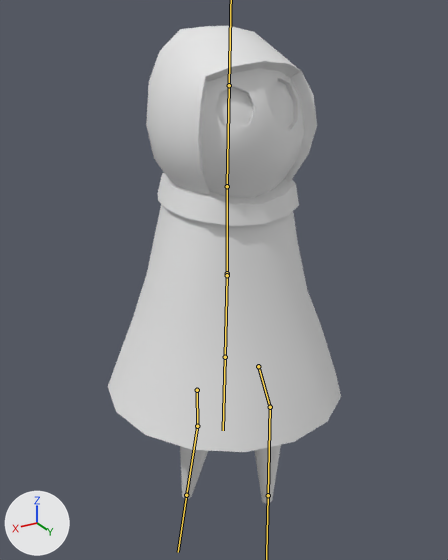
The FBX model ParadoxMechanicProject/Assets/Paradox_Mechanic/Art Assets/Models/Character.fbx, before and after one commit.
One viewpoint serves both versions: a 50 mm lens placed at (3.66, 6.02, 5.16), pointed at (-0.07, -0.18, 2.06). The lights are fixed; the arrows at lower left show +X, +Y and +Z. Both versions are drawn at frame 8 of the action 'Armature.001|Run'; the numbers are the values there. The bones that bend it are drawn over the model as lines.
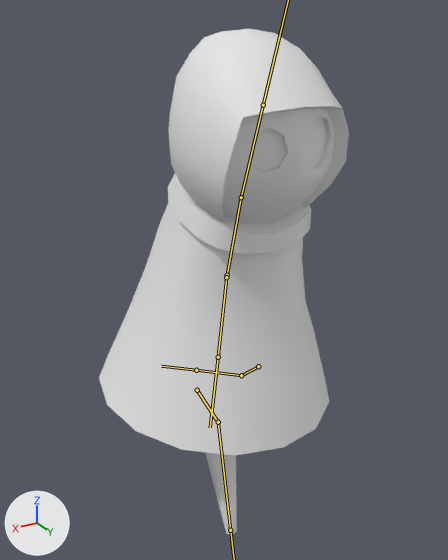
Location of each change, (x1, y1, x2, y2) in pixels of the pictures (448 x 560 px):
'Cube.003', posed (7% wider)
    before: (108, 26, 341, 503)
    after: (99, 29, 349, 534)
bone 'Bone', root to tip
    before: (227, 273) to (227, 186)
    after: (227, 275) to (241, 197)
bone 'Bone.001', root to tip
    before: (227, 186) to (229, 85)
    after: (241, 197) to (263, 105)
bone 'Bone.002', root to tip
    before: (227, 275) to (225, 357)
    after: (226, 277) to (218, 357)
bone 'Bone.003', root to tip
    before: (258, 366) to (270, 407)
    after: (258, 366) to (241, 375)
bone 'Bone.004', root to tip
    before: (270, 407) to (268, 495)
    after: (241, 375) to (196, 370)
bone 'Bone.005', root to tip
    before: (197, 390) to (197, 426)
    after: (197, 390) to (218, 422)
bone 'Bone.006', root to tip
    before: (197, 426) to (186, 495)
    after: (218, 422) to (230, 530)

Edits to the bpy script that builds the scene:
```text
Change bone_bone:
    where bone_bone = bpy.data.objects['Armature.001'].pose.bones['Bone']
    bone_bone.location: (0.0, -0.01, 0.0) -> (0.0, -0.03, 0.0)
    bone_bone.rotation_quaternion: (1.0, 0.0, 0.0, 0.0) -> (0.99, 0.14, 0.0, 0.0)  # degrees (0, 0, 0) -> degrees (16, 0, 0)
Change bone_bone_001:
    where bone_bone_001 = bpy.data.objects['Armature.001'].pose.bones['Bone.001']  # child of 'Bone'
    bone_bone_001.rotation_quaternion: (1.0, 0.018, 0.0, 0.0) -> (0.999, 0.039, 0.0, 0.0)  # degrees (2, 0, 0) -> degrees (4, 0, 0)
Change bone_bone_002:
    where bone_bone_002 = bpy.data.objects['Armature.001'].pose.bones['Bone.002']
    bone_bone_002.location: (0.0, 0.04, 0.0) -> (0.0, 0.07, 0.0)
    bone_bone_002.rotation_quaternion: (1.0, 0.0, 0.0, 0.012) -> (0.999, 0.036, -0.004, 0.037)  # degrees (0, 0, 1) -> degrees (4, -1, 4)
Change bone_bone_003:
    where bone_bone_003 = bpy.data.objects['Armature.001'].pose.bones['Bone.003']
    bone_bone_003.rotation_quaternion: (0.983, 0.0, 0.0, 0.184) -> (0.873, 0.0, 0.0, -0.489)  # degrees (0, 0, 21) -> degrees (0, 0, -58)
Change bone_bone_004:
    where bone_bone_004 = bpy.data.objects['Armature.001'].pose.bones['Bone.004']  # child of 'Bone.003'
    bone_bone_004.rotation_quaternion: (0.992, 0.123, 0.0, 0.0) -> (1.0, 0.008, 0.0, 0.0)  # degrees (14, 0, 0) -> degrees (1, 0, 0)
Change bone_bone_005:
    where bone_bone_005 = bpy.data.objects['Armature.001'].pose.bones['Bone.005']
    bone_bone_005.rotation_quaternion: (0.996, 0.0, 0.0, -0.09) -> (0.85, 0.0, 0.0, 0.526)  # degrees (0, 0, -10) -> degrees (0, 0, 63)
Change bone_bone_006:
    where bone_bone_006 = bpy.data.objects['Armature.001'].pose.bones['Bone.006']  # child of 'Bone.005'
    bone_bone_006.rotation_quaternion: (1.0, -0.016, 0.0, 0.0) -> (0.921, 0.389, 0.0, 0.0)  # degrees (-2, 0, 0) -> degrees (46, 0, 0)
```
